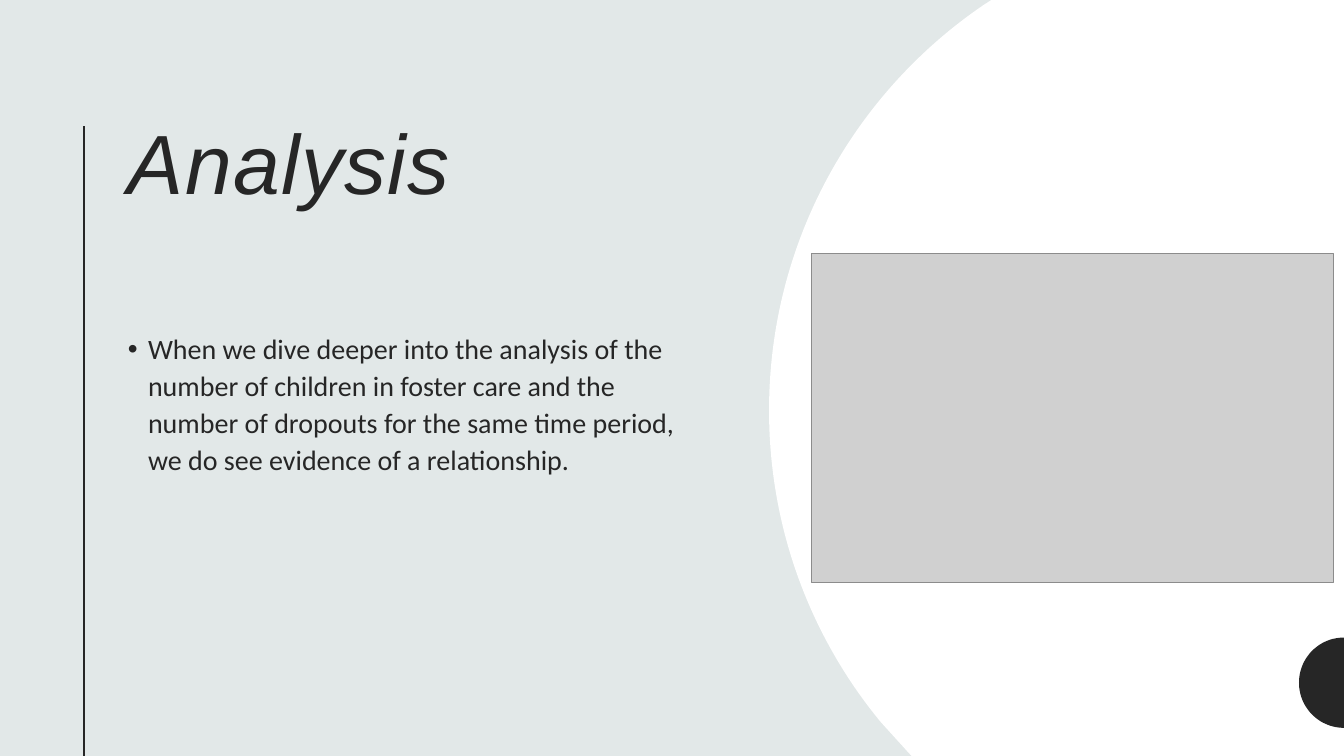
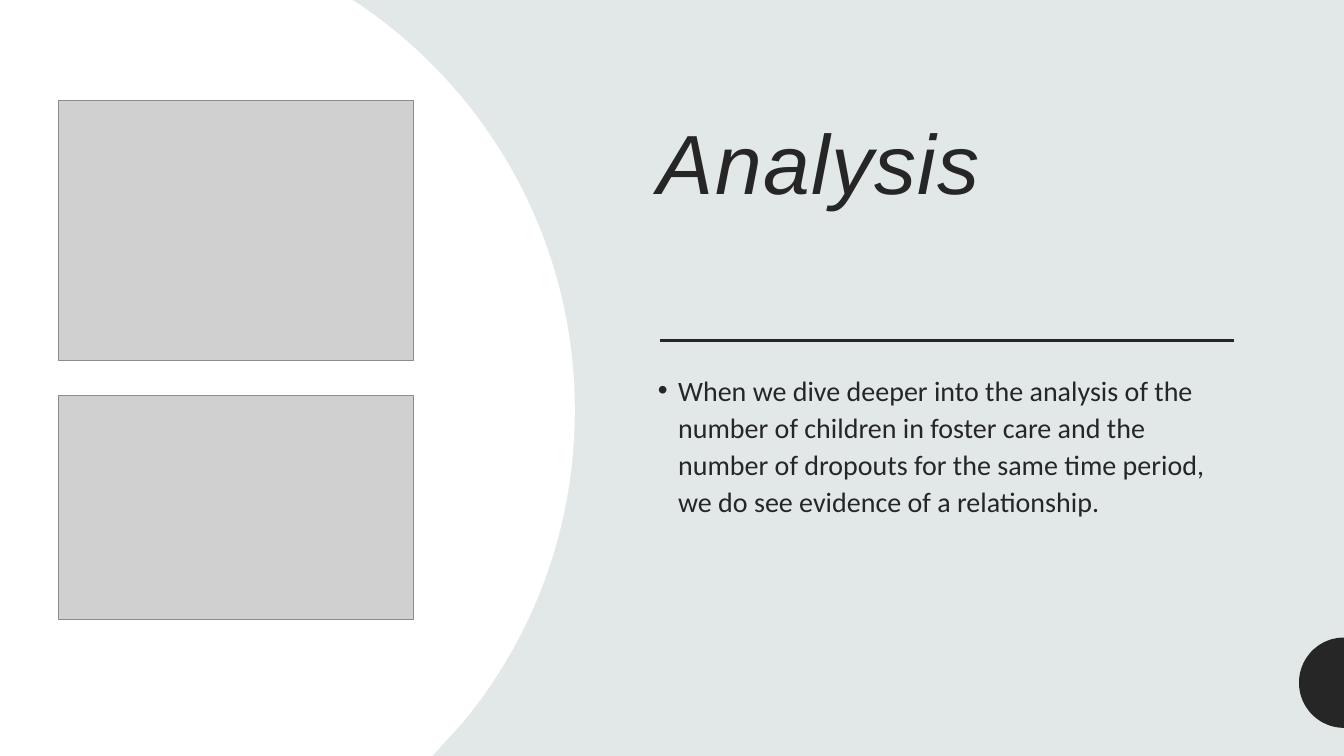
Before and after one commit to lordegraves/exploring_data_in_foster_care, a slide deck: slide 13 of Resources/Project1_Presentation.pptx. Drawn at 1344x756 pixels with LibreOffice and Linux fonts; fonts in the diff are those of the drawing; grey boxes stand for pictures. Boxes give left, top, right and bottom in pixels: in the first picture for what was removed or moved away, otherwise in the second. Text is boxed around its words. In the diff, an @@ line names an element or a change of style, - is before the commit and + after.

```diff
--- a/Resources/Project1_Presentation.pptx
+++ b/Resources/Project1_Presentation.pptx
@@ freeform shape: place and size @@
-freeform shape at (769,0,1344,756)
+freeform shape at (0,0,575,756)
@@ picture added at (58,101,413,361) @@
@@ title "Analysis": place and size @@
-title "Analysis" at (128,133,450,210)
+title "Analysis" at (658,133,980,210)
@@ line removed from (84, 126) to (84, 756) @@
@@ line added from (1235, 341) to (660, 341), #262626 1.5 pt @@
@@ text "When we dive deeper into ...": place and size @@
-text "When we dive deeper into ..." at (148,339,674,475)
+text "When we dive deeper into ..." at (678,381,1204,517)
@@ picture: place and size @@
-picture at (812,253,1334,582)
+picture at (58,396,413,620)
```
Also in this commit, not shown: 8 other slides changed.
